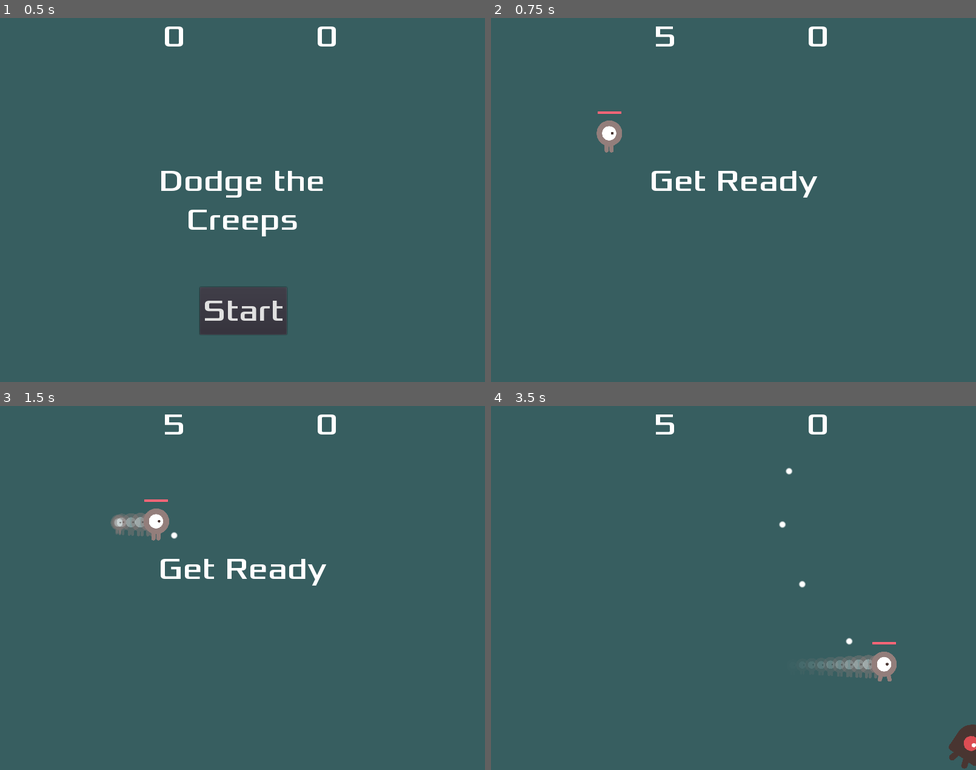
Above: before the commit, frames 1-4 (two rows, left to right).
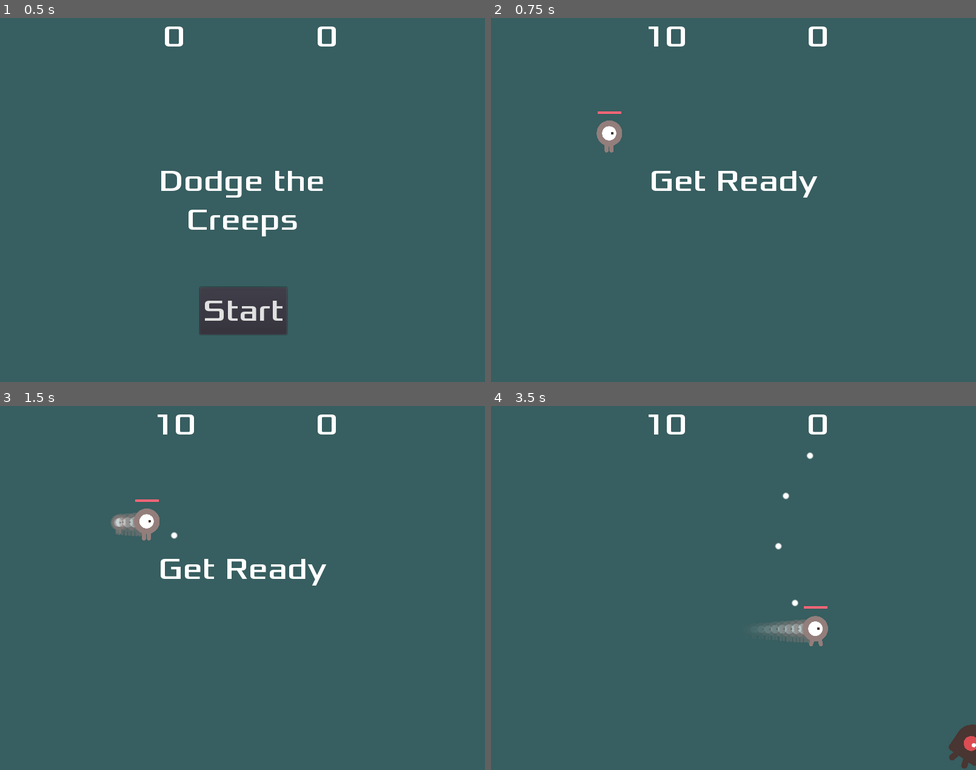
Above: after the commit, the same moments.

Repository: carlosduke/godot_test
Game: Godot game, scene res://Main.tscn
Same seed, same stepped clock (60 frames per second), same inputs: the game is played once before the commit and once after it.
Inputs (mouse positions are in pixels of both pictures, inside the frame that each line leads up to):
- Up to frame 1 (0.5 s): no input
- Up to frame 2 (0.75 s): click "Start" at 0.5 s
- Up to frame 3 (1.5 s): tap Enter (start_game) at 1.25 s; move the mouse to (349, 569) at 1.27 s; press the mouse at (349, 569) at 1.28 s; hold Right (move_right) from 1.28 s (still down)
- Up to frame 4 (3.5 s): move the mouse to (636, 606) at 2.02 s; release Right (move_right) at 2.03 s; release the mouse at (636, 606) at 2.03 s; hold Down (move_down) 2.03-2.78 s; tap Enter (start_game) at 2.1 s; move the mouse to (782, 507) at 2.77 s; press the mouse at (782, 507) at 2.78 s; hold Right (move_right) from 2.78 s (still down)

Frame 1 is identical in both runs. In frame 2, 0.2% of the frame differs, in the area x 32-40%, y 2-8%; in frame 3, 0.7%; in frame 4, 2.0%, in the area x 32-84%, y 2-76%.

Commit message:
Controle de vida para player

Diff:
--- a/Main.gd
+++ b/Main.gd
@@ -1,10 +1,7 @@
 extends Node
-
-signal shoot
 
 export(PackedScene) var mob_scene
 var score
-var lifes = 5
 
 func _ready():
 	randomize()
@@ -13,14 +10,9 @@
 	$MobPath.get_curve().add_point(Vector2(0,0))
 
 
-func get_lifes():
-	return lifes
-
 func handle_hit():
-	if lifes > 0: lifes -= 1
-	$HUD.update_lifes(lifes)
-	if lifes == 0:
-		lifes = 5
+	$HUD.update_lifes($Player.get_lifes())
+	if $Player.get_lifes() == 0:
 		Input.mouse_mode = Input.MOUSE_MODE_VISIBLE
 
 		$ScoreTimer.stop()
@@ -39,7 +31,7 @@
 	$Player.start($StartPosition.position)
 	$StartTimer.start()
 	$HUD.update_score(score)
-	$HUD.update_lifes(lifes)
+	$HUD.update_lifes($Player.get_lifes())
 	$HUD.show_message("Get Ready")
 	#$Music.play()
 
@@ -76,7 +68,3 @@
 func _on_StartTimer_timeout():
 	$MobTimer.start()
 	$ScoreTimer.start()
-
-
-func _on_Main_shoot():
-	print('rola')
--- a/Main.tscn
+++ b/Main.tscn
@@ -51,7 +51,6 @@
 [node name="DeathSound" type="AudioStreamPlayer" parent="."]
 stream = ExtResource( 6 )
 
-[connection signal="shoot" from="." to="." method="_on_Main_shoot"]
 [connection signal="hit" from="Player" to="." method="handle_hit"]
 [connection signal="timeout" from="MobTimer" to="." method="_on_MobTimer_timeout"]
 [connection signal="timeout" from="ScoreTimer" to="." method="_on_ScoreTimer_timeout"]
--- a/Player.gd
+++ b/Player.gd
@@ -3,14 +3,18 @@
 signal hit
 
 export(PackedScene) var bullet_scene
+export(int) var default_lifes
 export var speed = 400 # How fast the player will move (pixels/sec).
 var screen_size # Size of the game window.
 var mouse_pos
 var started = false
+var lifes
+var size_lifes
+
 
 func _ready():
 	screen_size = get_viewport_rect().size
-	print('started')
+	size_lifes = $LifeHud.points[0].distance_to($LifeHud.points[1]) / default_lifes
 	hide()
 
 func _input(event):
@@ -79,6 +83,10 @@
 
 func start(pos):
 	position = pos
+	lifes = default_lifes
+
+	$LifeHud.points[1][0] = size_lifes * lifes
+
 	show()
 	$CollisionShape2D.disabled = false
 	started = true
@@ -87,10 +95,18 @@
 
 func _on_Player_body_entered(_body):
 	#_body.rola()
+	if lifes > 0: lifes -= 1
+	else: return
+
+	#print("cur size: ", size_lifes * lifes)
+	$LifeHud.points[1][0] = size_lifes * lifes
+	_body.kill()
+
 	emit_signal("hit")
-	$LifeHud.points[1][0] = $LifeHud.points[1][0] - 10
-	_body.kill()
 
 func destroy():
 	hide()
 	started = false
+
+func get_lifes():
+	return lifes
--- a/Player.tscn
+++ b/Player.tscn
@@ -54,6 +54,8 @@
 "_edit_group_": true
 }
 bullet_scene = ExtResource( 6 )
+default_lifes = 10
+speed = 300
 
 [node name="AnimatedSprite" type="AnimatedSprite" parent="."]
 scale = Vector2( 0.5, 0.5 )
